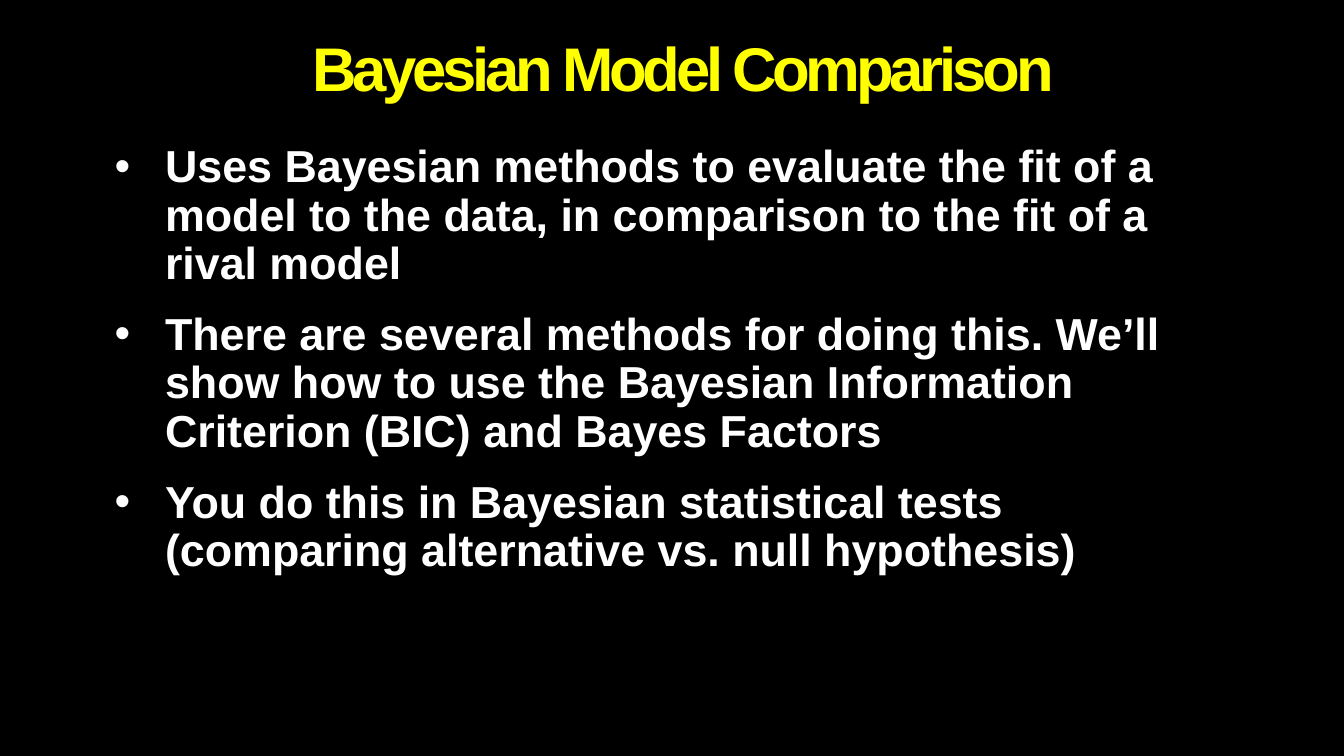
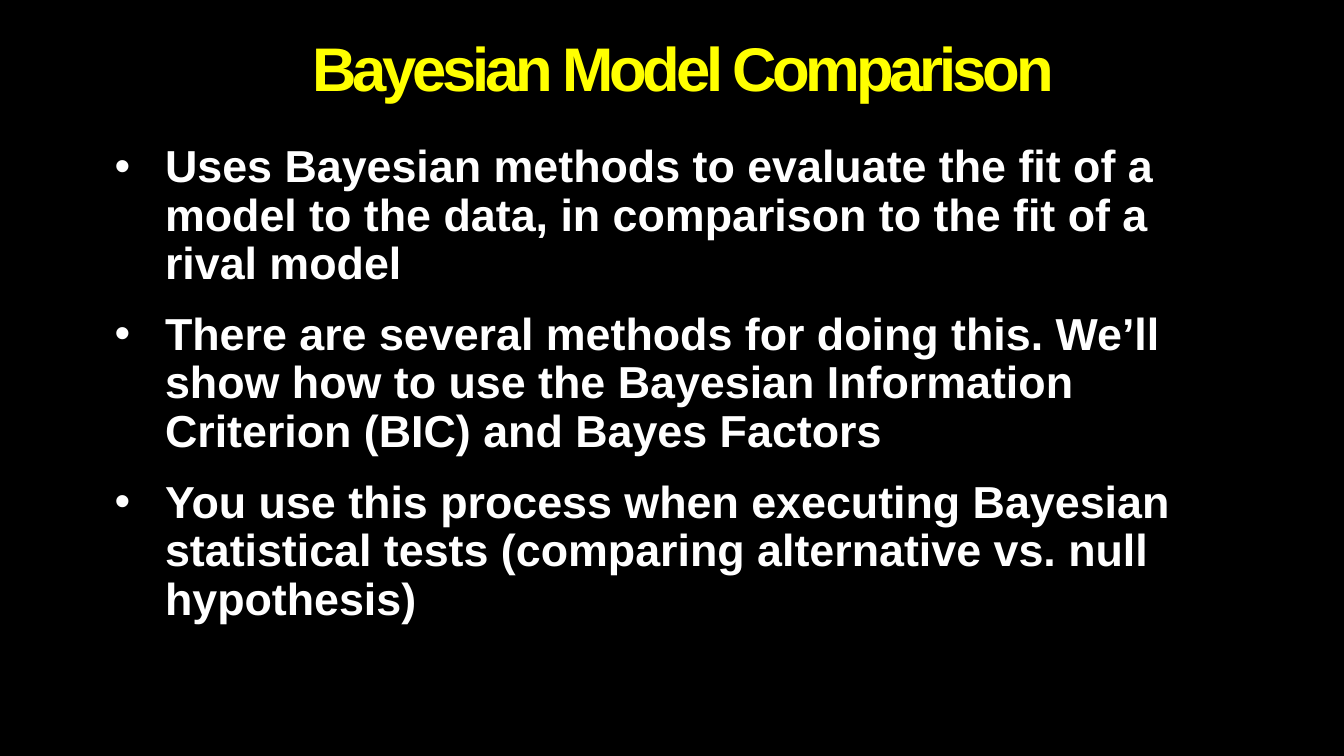
Before and after one commit to Alan-Pickering/Bayesian-data-analysis-teaching, a slide deck: slide 5 of Bayesian Data Analysis Part 2.pptx (slide 4 before the commit). Drawn at 1344x756 pixels with LibreOffice and Linux fonts; fonts in the diff are those of the drawing; background and template pictures are left out. Boxes give left, top, right and bottom in pixels: in the first picture for what was removed or moved away, otherwise in the second. Text is boxed around its words. In the diff, an @@ line names an element or a change of style, - is before the commit and + after.

```diff
--- a/Bayesian Data Analysis Part 2.pptx
+++ b/Bayesian Data Analysis Part 2.pptx
@@ subtitle at (165, 485, 1170, 575): text changed @@
-• You do this in Bayesian statistical tests (comparing alternative vs. null hypothesis)
+• You use this process when executing Bayesian statistical tests (comparing alternative vs. null hypothesis)
```
Also in this commit, not shown: 8 other slides changed, 2 slides added.
